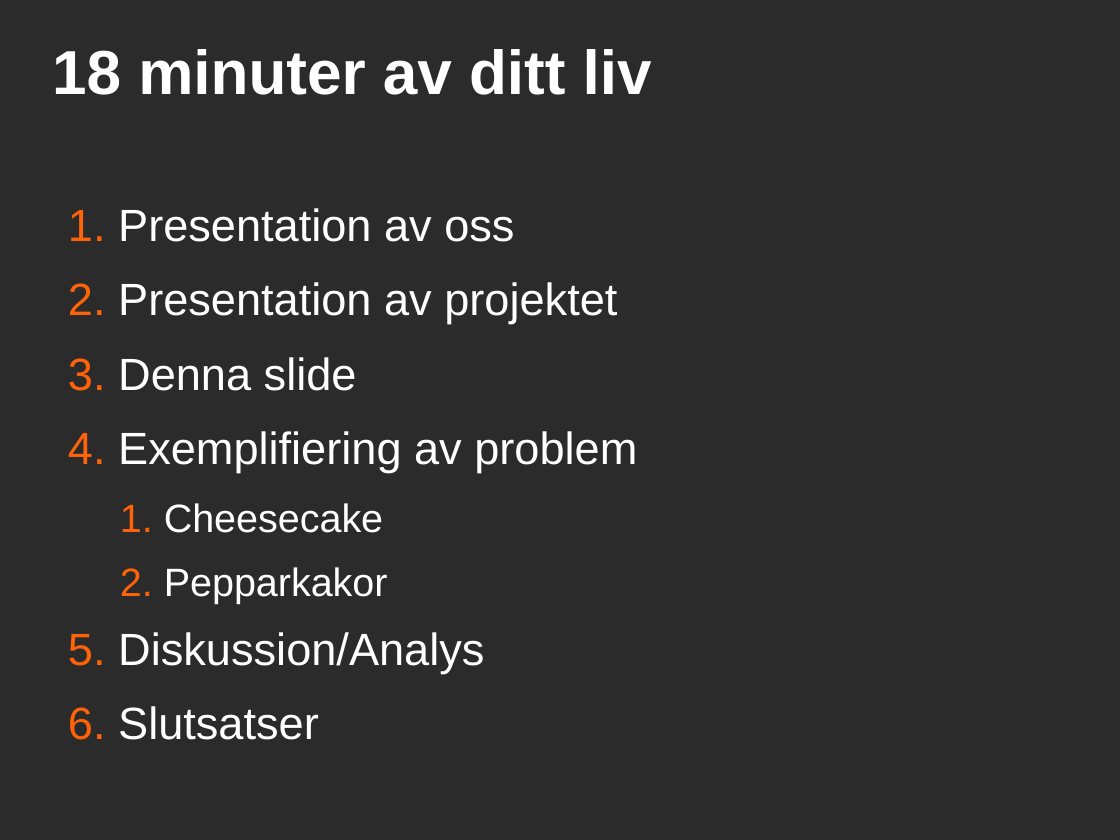
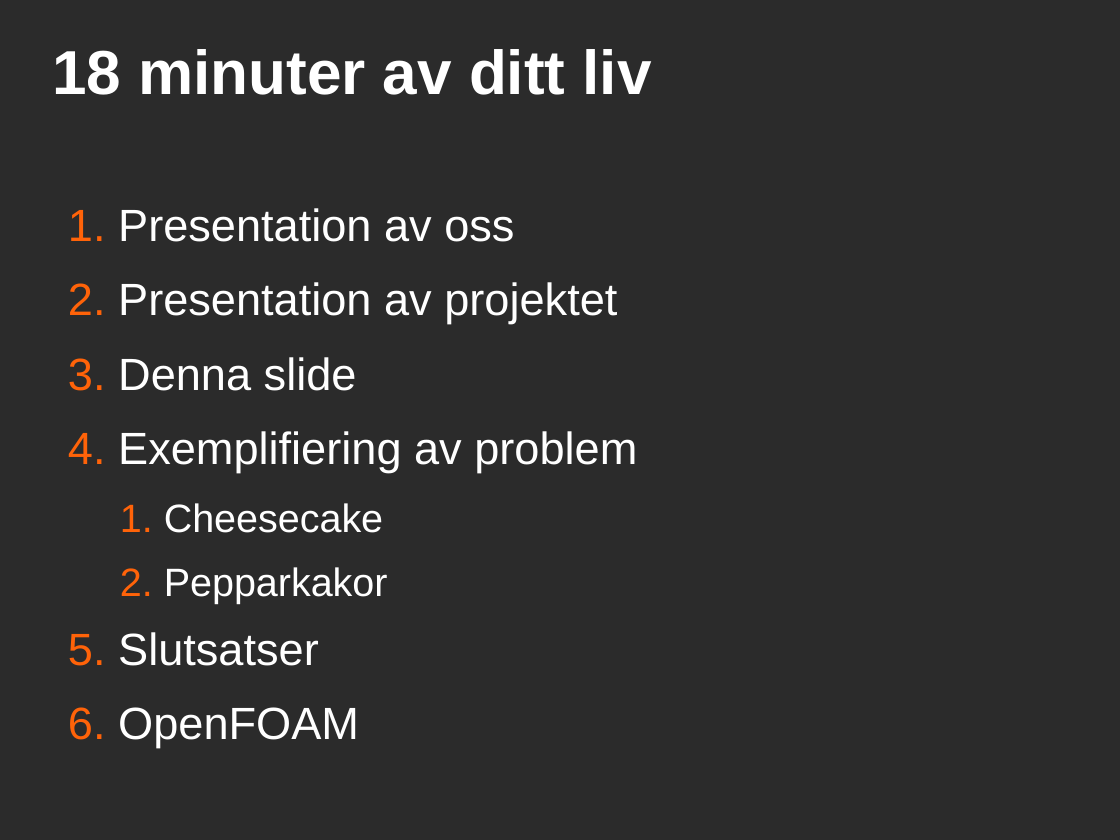
Before and after one commit to saifthe1/openfoam-openmp, a slide deck: slide 3 of presentation/pres.odp. Drawn at 1120x840 pixels with LibreOffice and Linux fonts; fonts in the diff are those of the drawing; background and template pictures are left out; a plain dark background stands for a picture behind light text. Boxes give left, top, right and bottom in pixels: in the first picture for what was removed or moved away, otherwise in the second. Text is boxed around its words. In the diff, an @@ line names an element or a change of style, - is before the commit and + after.

Commit message:
ändrade innehållsförteckning så den matchar de faktiska bilderna

```diff
--- a/presentation/pres.odp
+++ b/presentation/pres.odp
@@ text at (118, 632, 484, 674): paragraph removed @@
-5. Diskussion/Analys
@@ text at (118, 707, 359, 748): paragraph added @@
+6. OpenFOAM
```
